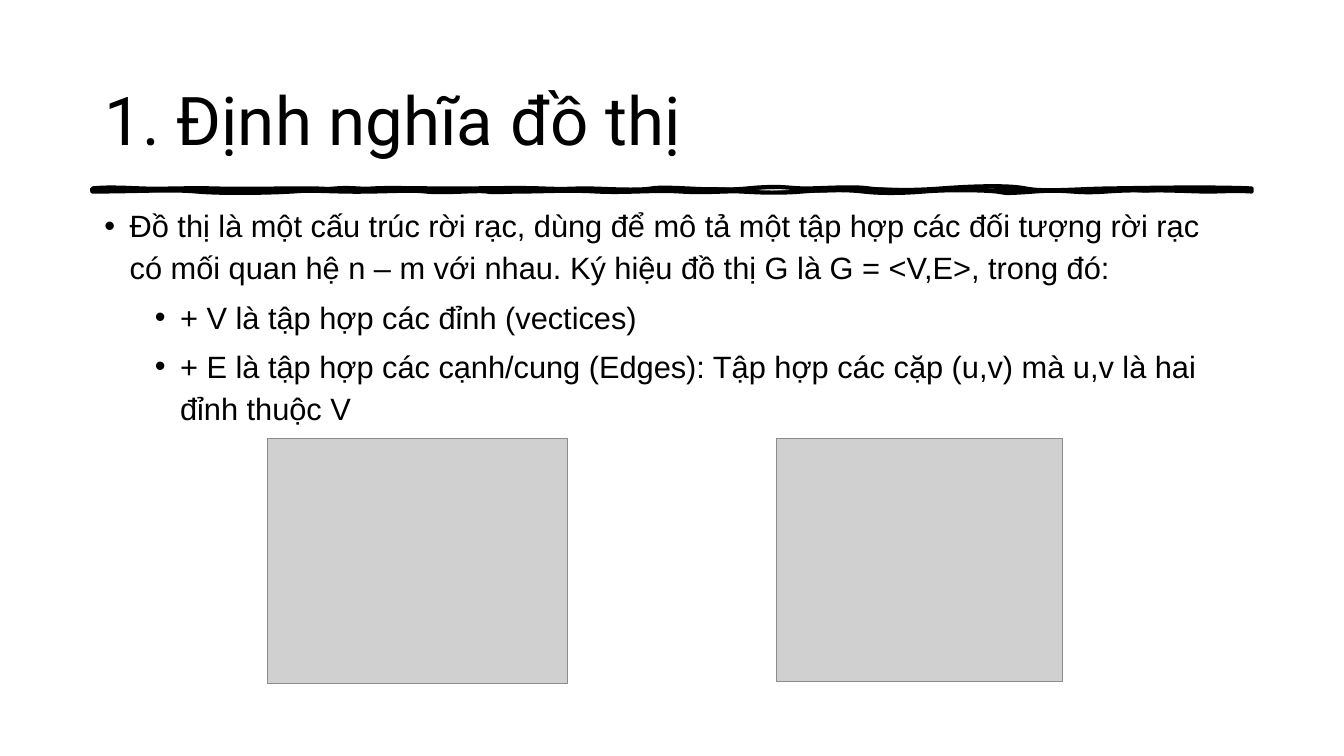
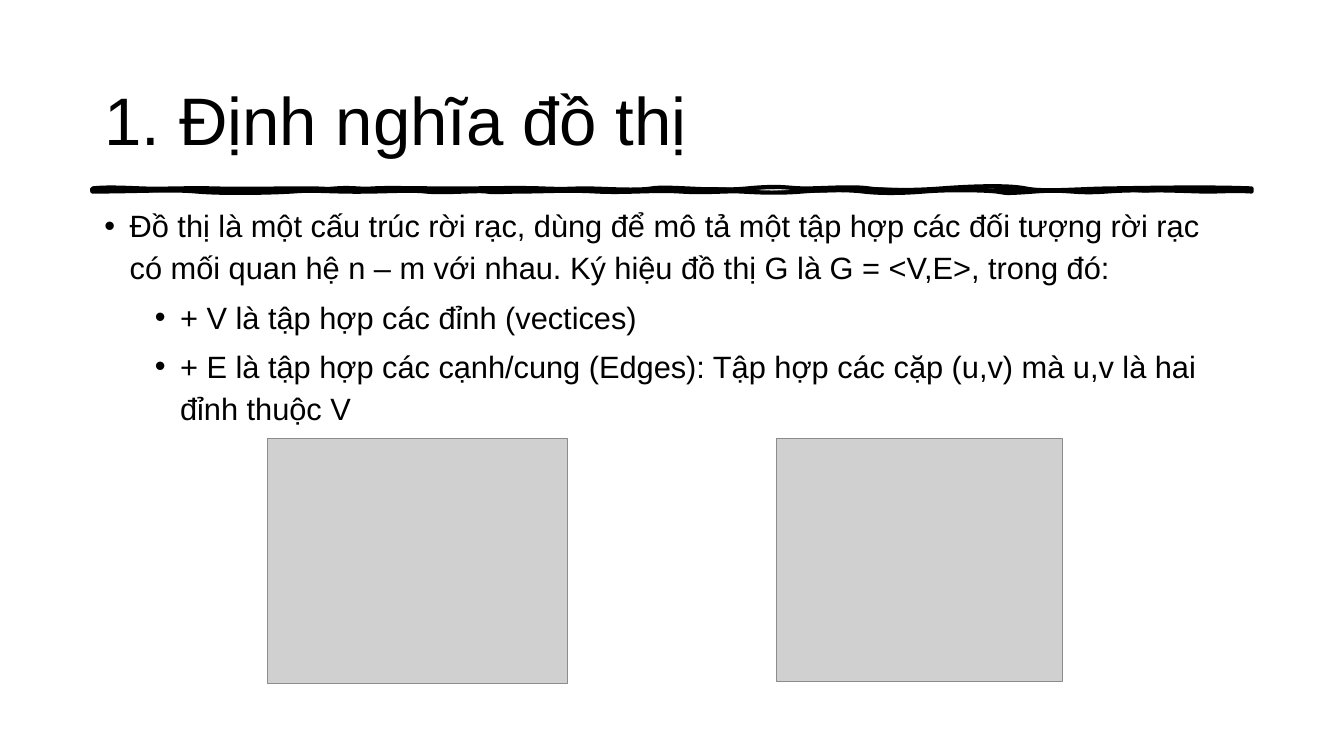
Before and after one commit to thathcmus/CTDL_GT, a slide deck: slide 3 of Cau_Truc_Du_Lieu_Do_Thi_Va_Ung_Dung.pptx. Drawn at 1344x756 pixels with LibreOffice and Linux fonts; fonts in the diff are those of the drawing; grey boxes stand for pictures. Boxes give left, top, right and bottom in pixels: in the first picture for what was removed or moved away, otherwise in the second. Text is boxed around its words. In the diff, an @@ line names an element or a change of style, - is before the commit and + after.

```diff
--- a/Cau_Truc_Du_Lieu_Do_Thi_Va_Ung_Dung.pptx
+++ b/Cau_Truc_Du_Lieu_Do_Thi_Va_Ung_Dung.pptx
@@ title "1. Định nghĩa đồ thị" at box(104, 93, 687, 157): font Roboto to Arial @@
```
Also in this commit, not shown: 3 other slides changed, 29 slides added, 5 other files.
